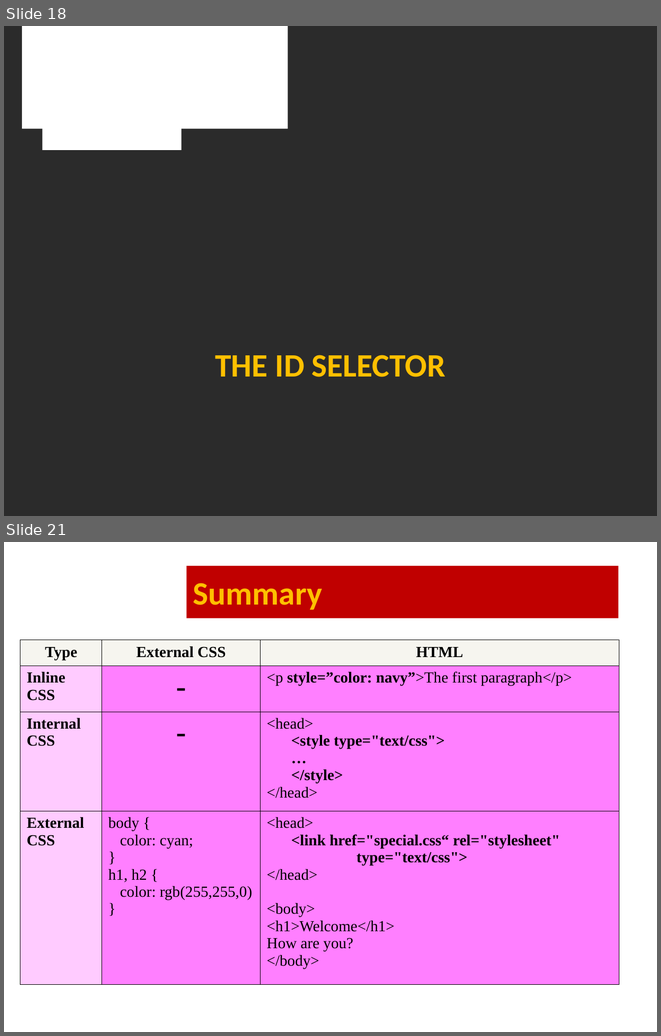
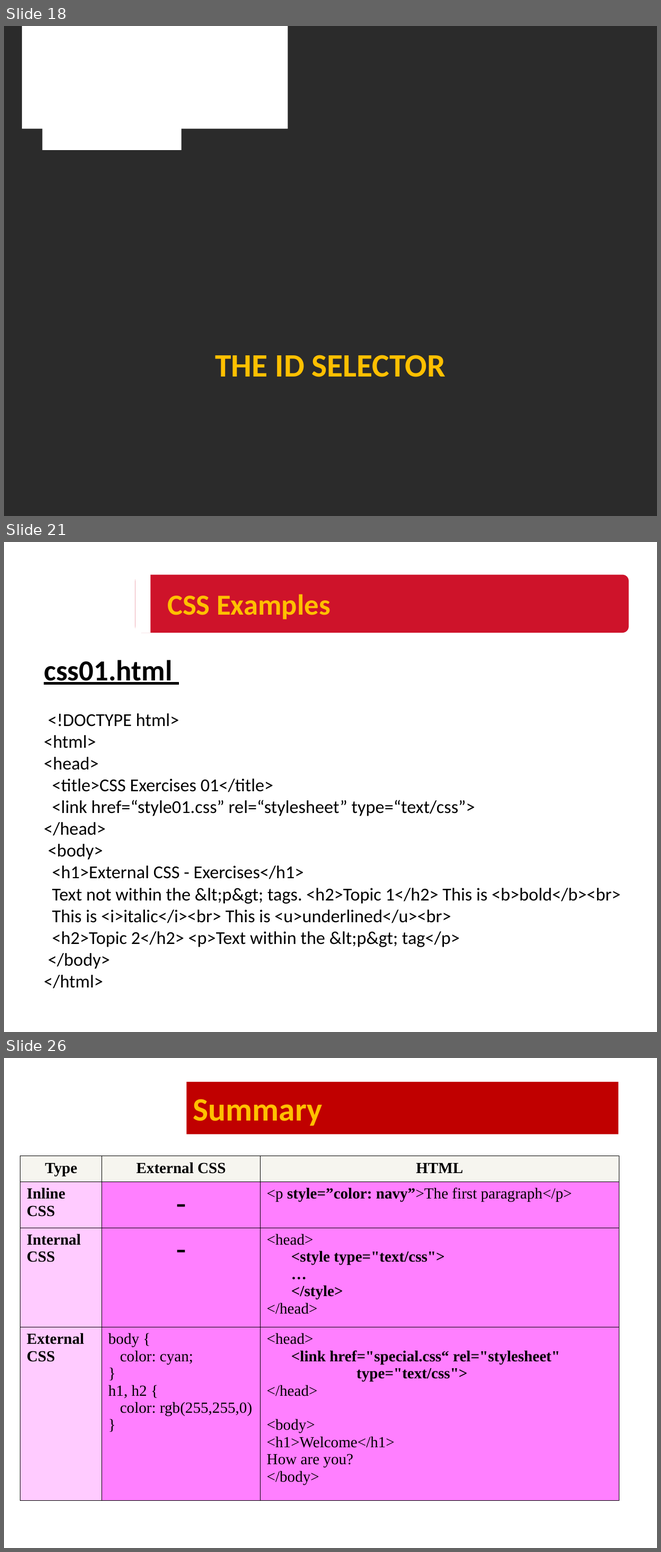
Before and after one commit to HUANGXUANKUN/Personal-Blog, a slide deck: NUS WPA - Copy/Lesson3/lesson3 Slide.ppt. Shown one above the other, each under a label of ours: slides 18 and 21 before the commit, slides 18, 21 and 26 after it; the slides between them are not shown. The pictures are 661x1036 and 661x1552 pixels, drawn with LibreOffice and Linux fonts; fonts in the diff are those of the drawing; background and template pictures are left out; a plain dark background stands for a picture behind light text. Boxes give left, top, right and bottom in pixels: in the first picture for what was removed or moved away, otherwise in the second. Text is boxed around its words. In the diff, an @@ line names an element or a change of style, - is before the commit and + after.

```diff
--- a/NUS WPA - Copy/Lesson3/lesson3 Slide.ppt
+++ b/NUS WPA - Copy/Lesson3/lesson3 Slide.ppt
@@ slide 21 added at (x1=4, y1=542, x2=657, y2=1032), background picture (left out) @@
@@ rectangle added at (x1=135, y1=573, x2=151, y2=633), fill #FFFFFF @@
@@ rounded rectangle added at (x1=135, y1=575, x2=629, y2=633), fill #CE132A @@
@@ title added at (x1=167, y1=594, x2=330, y2=619), 32 pt, text #FFC000, bold @@
+CSS Examples
@@ text added at (x1=44, y1=660, x2=620, y2=988), 20 pt, text #000000 @@
+css01.html
+<!DOCTYPE html>
+<html>
+<head>
+<title>CSS Exercises 01</title>
+<link href=“style01.css” rel=“stylesheet” type=“text/css”>
+</head>
+<body>
+<h1>External CSS - Exercises</h1>
+Text not within the &lt;p&gt; tags. <h2>Topic 1</h2> This is <b>bold</b><br>
+This is <i>italic</i><br> This is <u>underlined</u><br>
+<h2>Topic 2</h2> <p>Text within the &lt;p&gt; tag</p>
+</body>
+</html>
@@ what was slide 21 is now slide 26 @@
```
Also in this commit, not shown: 7 slides changed, 4 other slides added, 10 other files.
